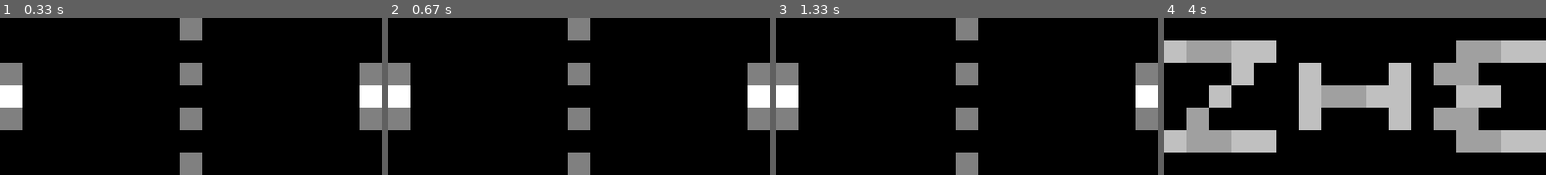
Above: before the commit, frames 1-4 (left to right).
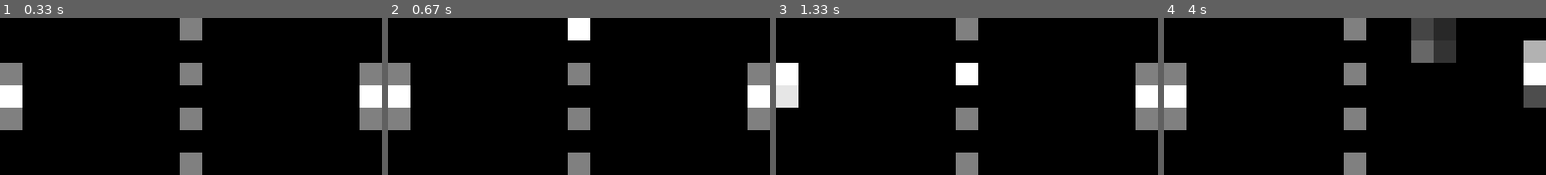
Above: after the commit, the same moments.

Repository: gbenson/pico-devkit
Game: pygame game, started from src/target/pong.py
The game is run twice, just before and just after one commit, with the same random seed, the same clock (stepped at 60 frames per second) and the same inputs.
Inputs:
- Up to frame 1 (0.33 s): no input
- Up to frame 2 (0.67 s): tap Y at 0.33 s
- Up to frame 3 (1.33 s): tap A at 0.67 s
- Up to frame 4 (4 s): tap B at 2 s; tap X at 3.33, 3.73 s

Frame 1 is identical in both runs. In frame 2, 0.8% of the frame differs, in the area x 47-53%, y 0-15%; in frame 3, 3.4%; in frame 4, 40%, in the area x 0-100%, y 0-100%.

Commit message:
Countdown animation

Diff:
--- a/src/target/pong.py
+++ b/src/target/pong.py
@@ -15,7 +15,7 @@
 
 
 class Game(FPSRunner):
-    DEBOUNCE = 0.5
+    DEBOUNCE = 0.25
 
     def __init__(self, scroll=None, **kwargs):
         super().__init__(**kwargs)
@@ -40,6 +40,14 @@
         self.animation = None
         self.wait_for_button_press()
 
+    def start_countdown(self, duration=2):
+        self.state = COUNTDOWN
+        self.draw_ball = False
+        self.draw_field = False
+        self.draw_players = True
+        self.animation = CountdownAnimation()
+        self.countdown = duration
+
     def congratulate(self, player):
         self.state = PLAYER_SCORED
         self.draw_ball = False
@@ -80,11 +88,10 @@
             if any(b.is_pressed() for b in self.buttons):
                 return
             self._awaiting_interaction = None
-            self.animation = None
-            self.draw_field = True
-            self.draw_players = True
-            self.countdown = 2
-            self.state = COUNTDOWN
+            if self.state is PLAYER_SCORED:
+                self.reset()
+            else:
+                self.start_countdown()
             return
 
         for p in self.players:
@@ -94,8 +101,10 @@
             self.countdown -= delta_t
             if self.countdown > 0:
                 return
+            self.animation = None
             self.ball.reset()
             self.draw_ball = True
+            self.draw_field = True
             self.state = RUNNING
             return
 
@@ -331,6 +340,30 @@
                 set_pixel(x, y, v * 255)
 
 
+class CountdownAnimation:
+    def __init__(self):
+        self.value = 0
+        self.speed = 4
+
+    def update(self, delta_t):
+        self.value += delta_t * self.speed
+
+    def draw(self, display):
+        width, height = display.size
+        x = width // 2
+
+        set_pixel = display.set_pixel
+        value = int(self.value)
+        if value == 0:
+            lit = -1
+        else:
+            lit = (value - 1) % height
+        for y in range(height):
+            if y & 1:
+                continue
+            set_pixel(x, y, 255 if y == lit else 64 if lit & 1 else 128)
+
+
 class ScoreAnimation:
     BITMAP = b'""*>\x14\x00\x1c\x08\x08\x08\x1c\x00"2*&"'
 
